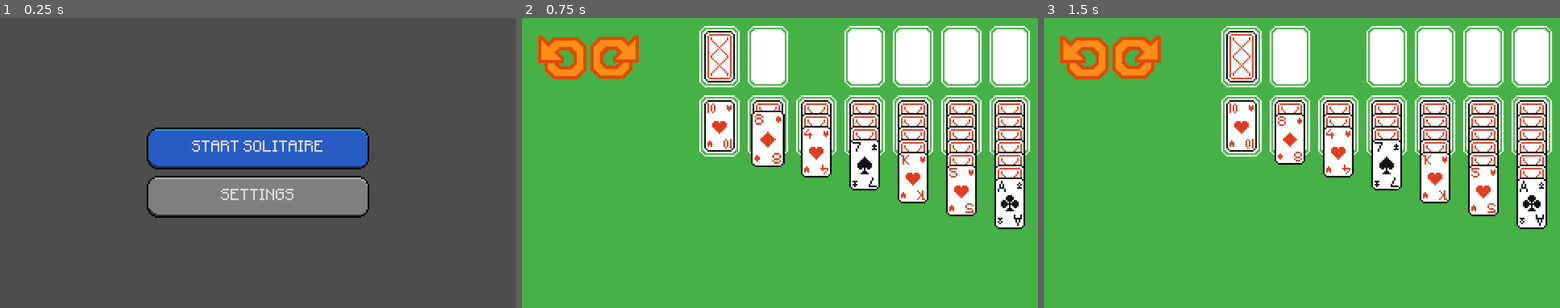
Above: before the commit, frames 1-3 (left to right).
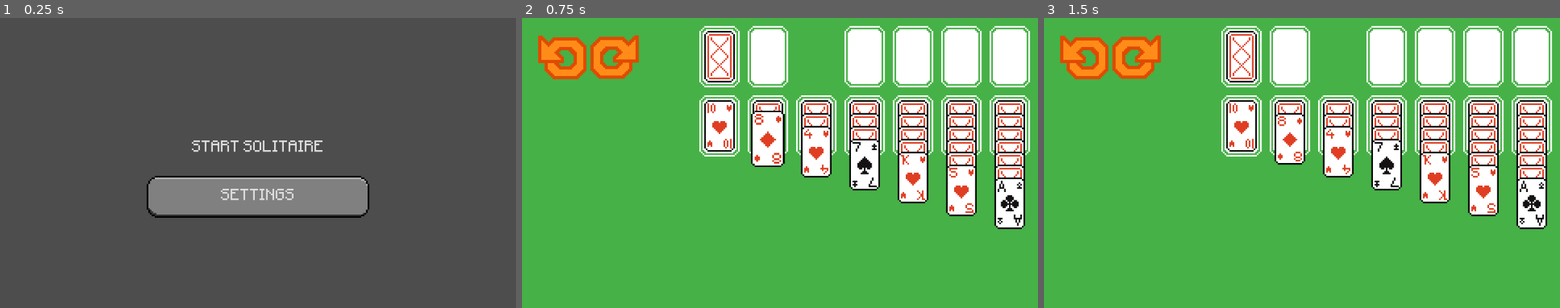
Above: after the commit, the same moments.

Repository: VortexAI-beta/solitaire
Game: Godot game, scene res://main.tscn
Two runs of this game, one before a commit and one after it. Both use one fixed random seed, a clock stepped at 60 frames per second and the inputs below.
Inputs (mouse positions are in pixels of both pictures, inside the frame that each line leads up to):
- Up to frame 1 (0.25 s): no input
- Up to frame 2 (0.75 s): click "START SOLITAIRE" at 0.5 s
- Up to frame 3 (1.5 s): click (1085, 55) at 1.25 s

The runs differ from the first frame. In frame 1, 5.9% of the frame differs, in the area x 28-72%, y 37-53%; in frame 2, nothing differs; in frame 3, nothing differs.

Commit message:
added theme for buttons + sprites

Diff:
--- a/button_theme.tres
+++ b/button_theme.tres
@@ -1,47 +1,112 @@
 [gd_resource type="Theme" format=3 uid="uid://dkoa754md27xe"]
 
-[ext_resource type="Texture2D" uid="uid://dafjcwc6o0vmo" path="res://sprites/cards/spades/button_blue.png" id="1_5nl6s"]
-[ext_resource type="Texture2D" uid="uid://dq6xbyoc8hepx" path="res://sprites/cards/spades/button_gray.png" id="1_22sbv"]
-[ext_resource type="Texture2D" uid="uid://durie8366urrq" path="res://sprites/cards/spades/button_red.png" id="1_jjpe7"]
+[ext_resource type="Texture2D" uid="uid://gw04jaf4w0k4" path="res://sprites/buttons/buttons.png" id="1_jjpe7"]
 [ext_resource type="FontFile" uid="uid://22sv3uvl3s3x" path="res://Minecraftia-Regular.ttf" id="2_jjpe7"]
-[ext_resource type="Texture2D" uid="uid://6hfeipqtoscg" path="res://sprites/cards/spades/buttons.png" id="5_2kni4"]
 
 [sub_resource type="StyleBoxTexture" id="StyleBoxTexture_5nl6s"]
-texture = ExtResource("1_22sbv")
-texture_margin_left = 6.0
-texture_margin_top = 6.0
-texture_margin_right = 6.0
-texture_margin_bottom = 6.0
-
-[sub_resource type="StyleBoxTexture" id="StyleBoxTexture_jjpe7"]
-texture = ExtResource("1_5nl6s")
-texture_margin_left = 6.0
-texture_margin_top = 6.0
-texture_margin_right = 6.0
-texture_margin_bottom = 6.0
-
-[sub_resource type="StyleBoxTexture" id="StyleBoxTexture_22sbv"]
 texture = ExtResource("1_jjpe7")
 texture_margin_left = 6.0
 texture_margin_top = 6.0
 texture_margin_right = 6.0
 texture_margin_bottom = 6.0
+region_rect = Rect2(96, 32, 32, 32)
 
-[sub_resource type="StyleBoxTexture" id="StyleBoxTexture_louiv"]
-texture = ExtResource("5_2kni4")
+[sub_resource type="StyleBoxTexture" id="StyleBoxTexture_yhyrb"]
+texture = ExtResource("1_jjpe7")
+texture_margin_left = 6.0
+texture_margin_top = 6.0
+texture_margin_right = 6.0
+texture_margin_bottom = 6.0
+region_rect = Rect2(96, 0, 32, 32)
+
+[sub_resource type="StyleBoxTexture" id="StyleBoxTexture_cmts0"]
+texture = ExtResource("1_jjpe7")
+texture_margin_left = 6.0
+texture_margin_top = 6.0
+texture_margin_right = 6.0
+texture_margin_bottom = 6.0
+region_rect = Rect2(96, 64, 32, 32)
+
+[sub_resource type="StyleBoxTexture" id="StyleBoxTexture_2kni4"]
+texture_margin_left = 6.0
+texture_margin_top = 6.0
+texture_margin_right = 6.0
+texture_margin_bottom = 6.0
+region_rect = Rect2(32, 32, 32, 32)
+
+[sub_resource type="StyleBoxTexture" id="StyleBoxTexture_k2yff"]
+texture_margin_left = 6.0
+texture_margin_top = 6.0
+texture_margin_right = 6.0
+texture_margin_bottom = 6.0
+region_rect = Rect2(32, 0, 32, 32)
+
+[sub_resource type="StyleBoxTexture" id="StyleBoxTexture_x6ffq"]
+texture_margin_left = 6.0
+texture_margin_top = 6.0
+texture_margin_right = 6.0
+texture_margin_bottom = 6.0
+region_rect = Rect2(32, 64, 32, 32)
+
+[sub_resource type="StyleBoxTexture" id="StyleBoxTexture_58ebi"]
+texture_margin_left = 6.0
+texture_margin_top = 6.0
+texture_margin_right = 6.0
+texture_margin_bottom = 6.0
+region_rect = Rect2(64, 32, 32, 32)
+
+[sub_resource type="StyleBoxTexture" id="StyleBoxTexture_1y3w0"]
 texture_margin_left = 6.0
 texture_margin_top = 6.0
 texture_margin_right = 6.0
 texture_margin_bottom = 6.0
 region_rect = Rect2(64, 0, 32, 32)
 
+[sub_resource type="StyleBoxTexture" id="StyleBoxTexture_q4ter"]
+texture_margin_left = 6.0
+texture_margin_top = 6.0
+texture_margin_right = 6.0
+texture_margin_bottom = 6.0
+region_rect = Rect2(64, 64, 32, 32)
+
+[sub_resource type="StyleBoxTexture" id="StyleBoxTexture_22sbv"]
+texture_margin_left = 6.0
+texture_margin_top = 6.0
+texture_margin_right = 6.0
+texture_margin_bottom = 6.0
+region_rect = Rect2(0, 32, 32, 32)
+
+[sub_resource type="StyleBoxTexture" id="StyleBoxTexture_jjpe7"]
+texture_margin_left = 6.0
+texture_margin_top = 6.0
+texture_margin_right = 6.0
+texture_margin_bottom = 6.0
+region_rect = Rect2(0, 0, 32, 32)
+
+[sub_resource type="StyleBoxTexture" id="StyleBoxTexture_5r51a"]
+texture_margin_left = 6.0
+texture_margin_top = 6.0
+texture_margin_right = 6.0
+texture_margin_bottom = 6.0
+region_rect = Rect2(0, 64, 32, 32)
+
 [resource]
 default_font = ExtResource("2_jjpe7")
 default_font_size = 8
-Button/styles/normal = SubResource("StyleBoxTexture_5nl6s")
+Button/styles/disabled = null
+Button/styles/focus = null
+Button/styles/hover = SubResource("StyleBoxTexture_5nl6s")
+Button/styles/normal = SubResource("StyleBoxTexture_yhyrb")
+Button/styles/pressed = SubResource("StyleBoxTexture_cmts0")
 blue_button/base_type = &"Button"
-blue_button/styles/normal = SubResource("StyleBoxTexture_jjpe7")
-red_button/base_type = &"blue_button"
-red_button/styles/normal = SubResource("StyleBoxTexture_22sbv")
-yellow_button/base_type = &"Button"
-yellow_button/styles/normal = SubResource("StyleBoxTexture_louiv")
+blue_button/styles/hover = SubResource("StyleBoxTexture_2kni4")
+blue_button/styles/normal = SubResource("StyleBoxTexture_k2yff")
+blue_button/styles/pressed = SubResource("StyleBoxTexture_x6ffq")
+green_button/base_type = &"Button"
+green_button/styles/hover = SubResource("StyleBoxTexture_58ebi")
+green_button/styles/normal = SubResource("StyleBoxTexture_1y3w0")
+green_button/styles/pressed = SubResource("StyleBoxTexture_q4ter")
+red_button/base_type = &"Button"
+red_button/styles/hover = SubResource("StyleBoxTexture_22sbv")
+red_button/styles/normal = SubResource("StyleBoxTexture_jjpe7")
+red_button/styles/pressed = SubResource("StyleBoxTexture_5r51a")
Binary file added: sprites/buttons/buttons.aseprite
Binary file added: sprites/buttons/buttons.png
Not shown, changed: sprites/buttons/buttons.png.import
Binary file removed: sprites/cards/spades/button_blue.png
Not shown, removed: sprites/cards/spades/button_blue.png.import
Binary file removed: sprites/cards/spades/button_gray.aseprite
Binary file removed: sprites/cards/spades/button_gray.png
Not shown, removed: sprites/cards/spades/button_gray.png.import
Binary file removed: sprites/cards/spades/button_red.aseprite
Binary file removed: sprites/cards/spades/button_red.png
Binary file removed: sprites/cards/spades/button_yellow.aseprite
Binary file removed: sprites/cards/spades/button_yellow.png
(and 7 more such lines)
